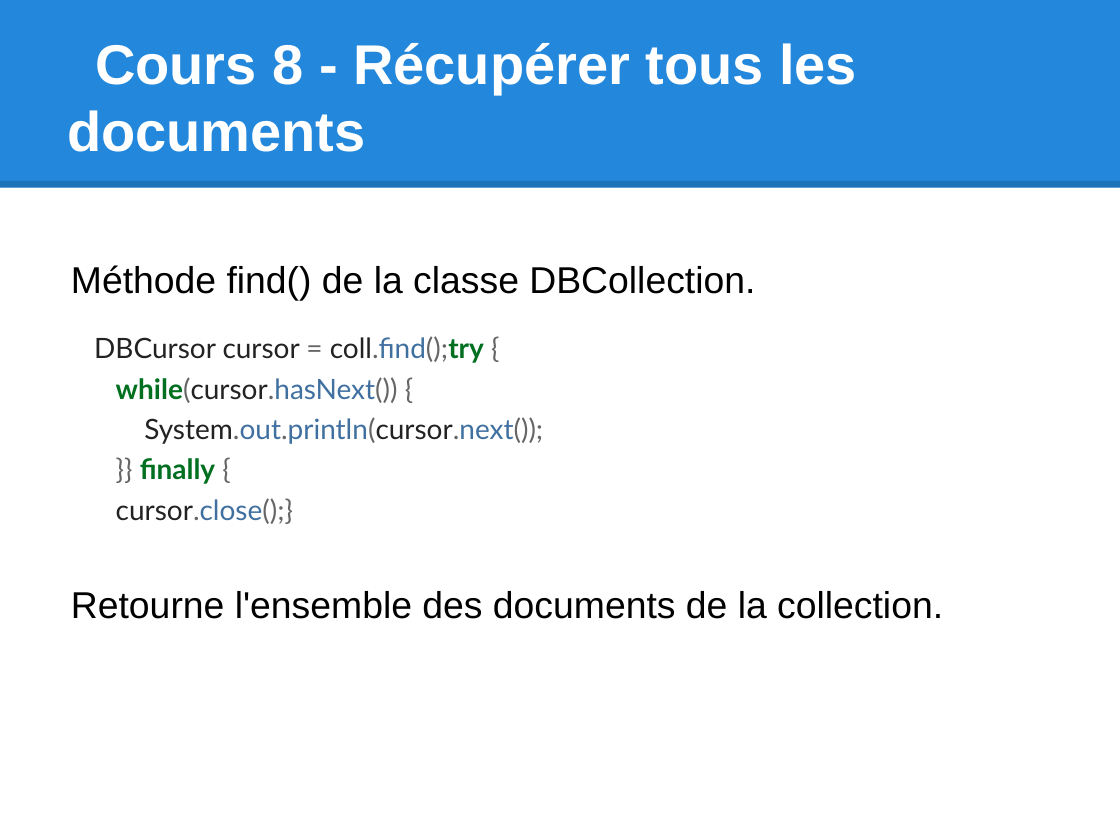
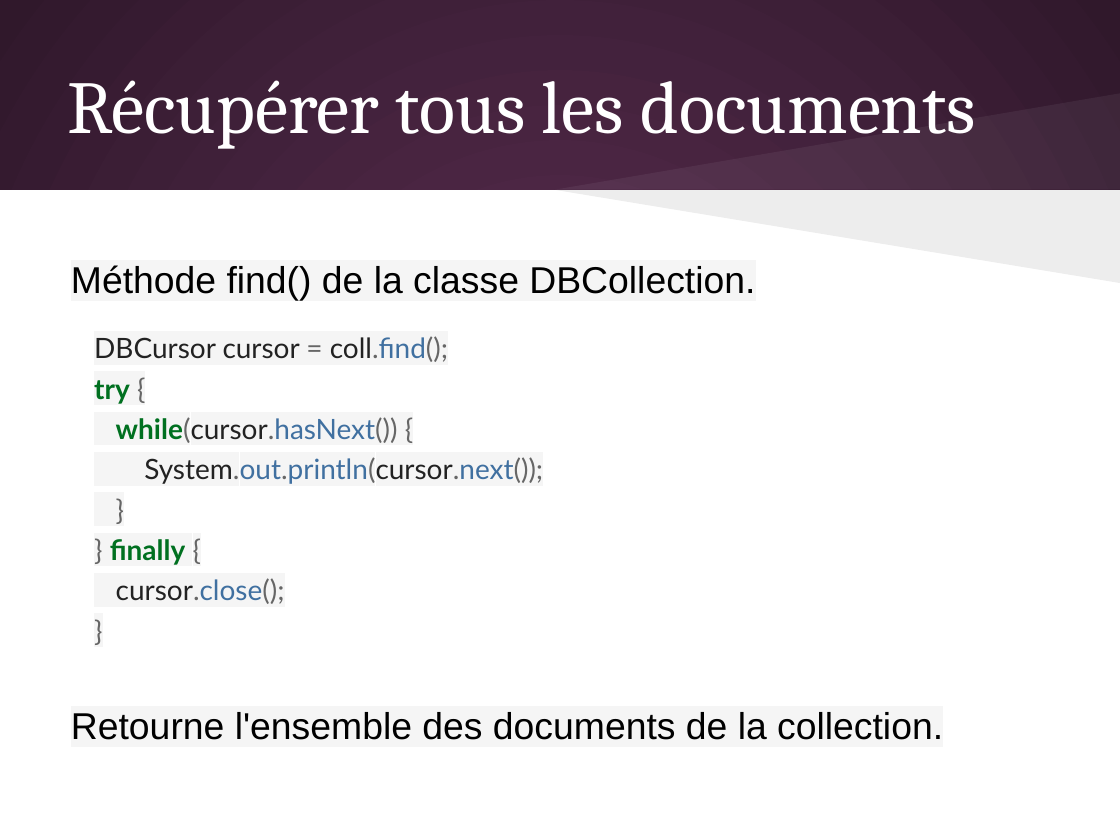
Before and after one commit to olivier-pitton/dant, a slide deck: slide 21 of mongodb/Cours_NoSQL.pptx. Drawn at 1120x840 pixels with LibreOffice and Linux fonts; fonts in the diff are those of the drawing. Boxes give left, top, right and bottom in pixels: in the first picture for what was removed or moved away, otherwise in the second. Text is boxed around its words. In the diff, an @@ line names an element or a change of style, - is before the commit and + after.

```diff
--- a/mongodb/Cours_NoSQL.pptx
+++ b/mongodb/Cours_NoSQL.pptx
@@ background #FFFFFF to gradient #592D50 to #30182B @@
@@ rectangle removed at [0, 0, 1120, 188] @@
@@ title "Récupérer tous les documents" at [67, 80, 977, 149]: vertical alignment bottom to middle @@
@@ title at [67, 80, 977, 149]: text changed; size 36 to 48 pt; font Arial to Cambria; bold off @@
-Cours 8 - Récupérer tous les documents
+Récupérer tous les documents
@@ freeform shape added at [554, 93, 1120, 189], fill #FFFFFF at 6% opacity @@
@@ line removed from (0, 184) to (1120, 184) @@
@@ rectangle added at [0, 190, 1120, 840], fill #FFFFFF @@
@@ freeform shape added at [554, 189, 1120, 282], fill #000000 at 7% opacity @@
@@ text at [71, 265, 943, 740]: highlight none to #F5F5F5 in "Méthode find() de la classe DBCollection.", "Retourne l'ensemble des documents de la collection." @@
@@ text at [94, 336, 543, 604]: spaces changed @@
-DBCursor cursor = coll.find();try {
-while(cursor.hasNext()) {
-System.out.println(cursor.next());
-}} finally {
-cursor.close();}
+DBCursor cursor = coll.find();
+try {
+while(cursor.hasNext()) {
+System.out.println(cursor.next());
+}
+} finally {
+cursor.close();
+}
```
Also in this commit, not shown: 79 other slides changed, 1 other file.
